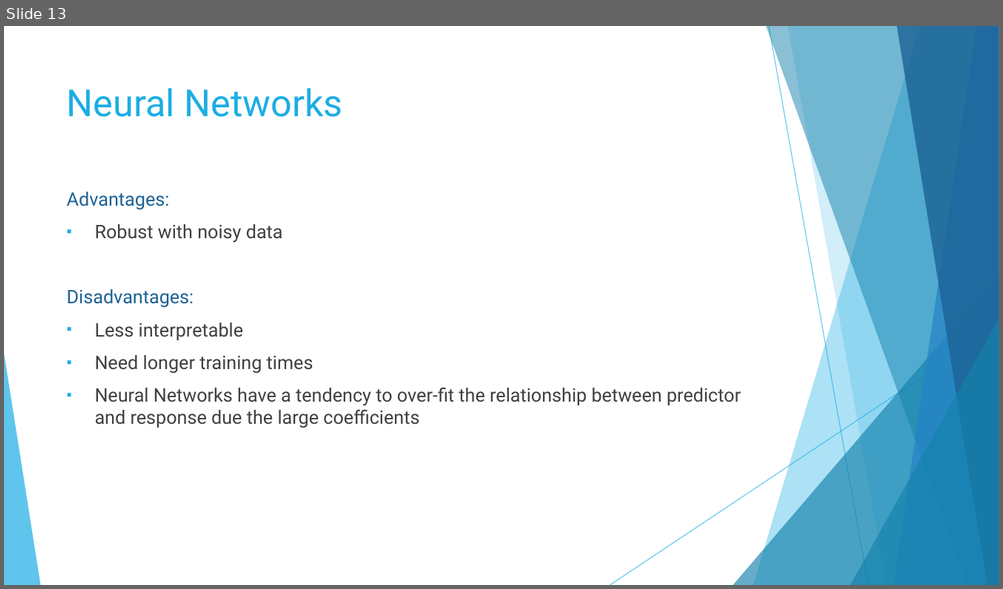
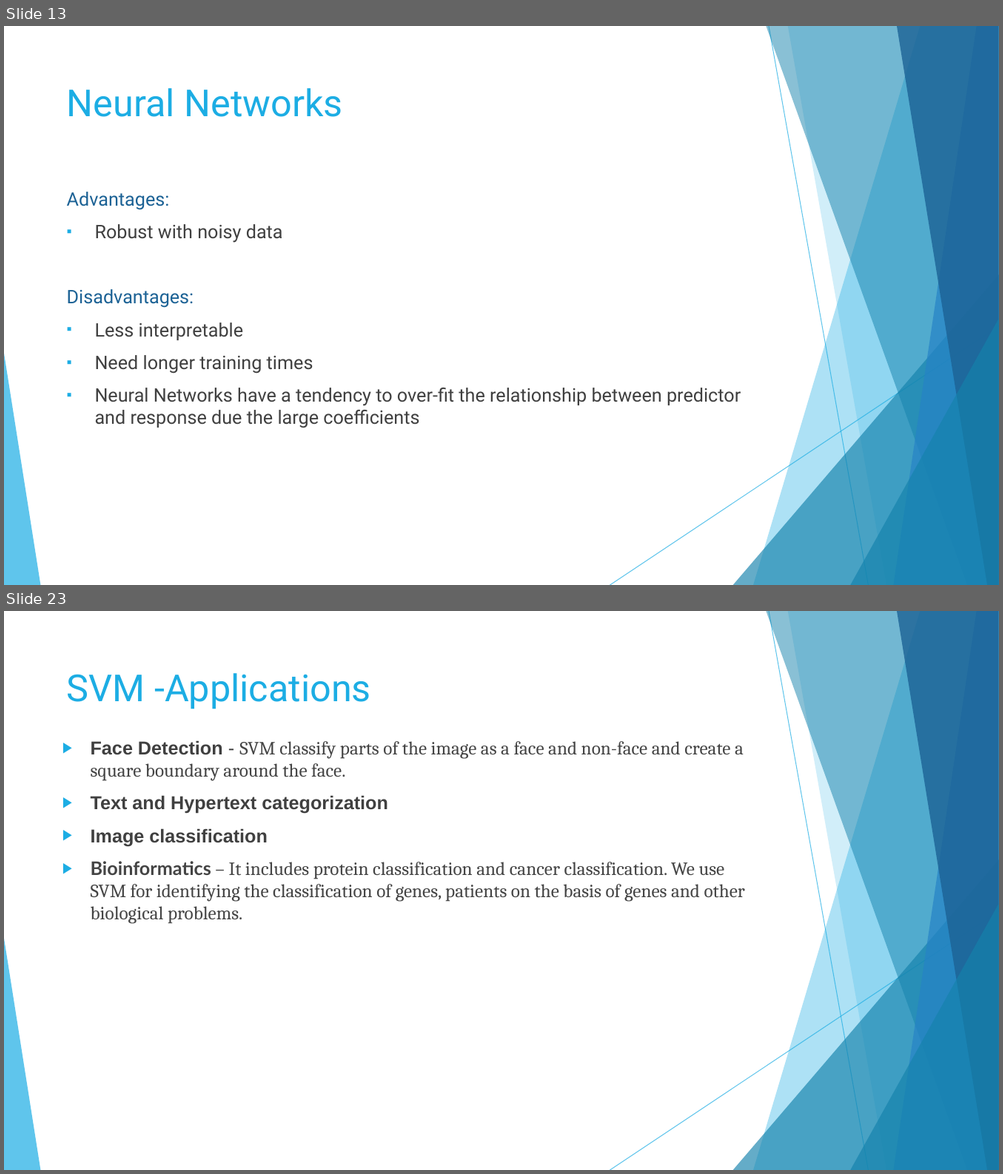
Before and after one commit to GabrielSantos33/Non-linear-regression, a slide deck: Non Linear regression.pptx. Shown one above the other, each under a label of ours: slide 13 before the commit, slides 13 and 23 after it; the slides between them are not shown. The pictures are 1003x589 and 1003x1174 pixels, drawn with LibreOffice and Linux fonts; fonts in the diff are those of the drawing. Boxes give left, top, right and bottom in pixels: in the first picture for what was removed or moved away, otherwise in the second. Text is boxed around its words. In the diff, an @@ line names an element or a change of style, - is before the commit and + after.

```diff
--- a/Non Linear regression.pptx
+++ b/Non Linear regression.pptx
@@ slide 23 added at (4, 611, 999, 1170), background #FFFFFF; not listed: 10 template elements that a slide beside it also shows @@
@@ title added at (67, 673, 371, 709), 36 pt, text #1CADE4 @@
+SVM -Applications
@@ text added at (91, 741, 745, 924), 18 pt, text #444444 @@
+▶ Face Detection - SVM classify parts of the image as a face and non-face and create a square boundary around the face.
+▶ Text and Hypertext categorization
+▶ Image classification
+▶ Bioinformatics – It includes protein classification and cancer classification. We use SVM for identifying the classification of genes, patients on the basis of genes and other biological problems.
```
Also in this commit, not shown: 7 slides changed, 10 other slides added, 1 slide removed.
